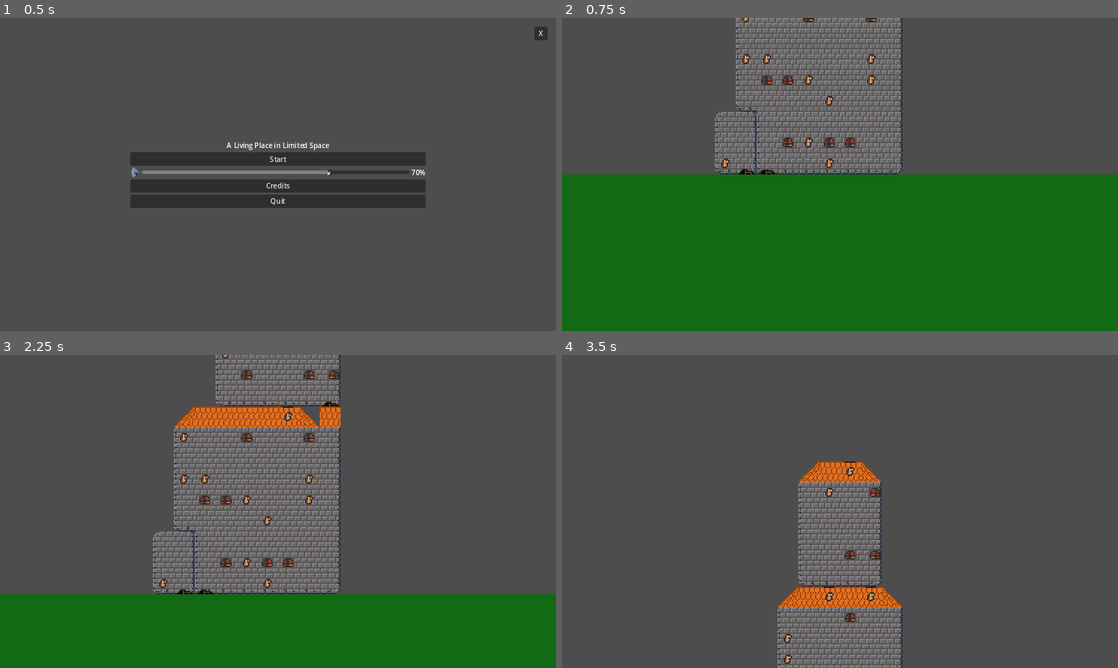
Above: before the commit, frames 1-4 (two rows, left to right).
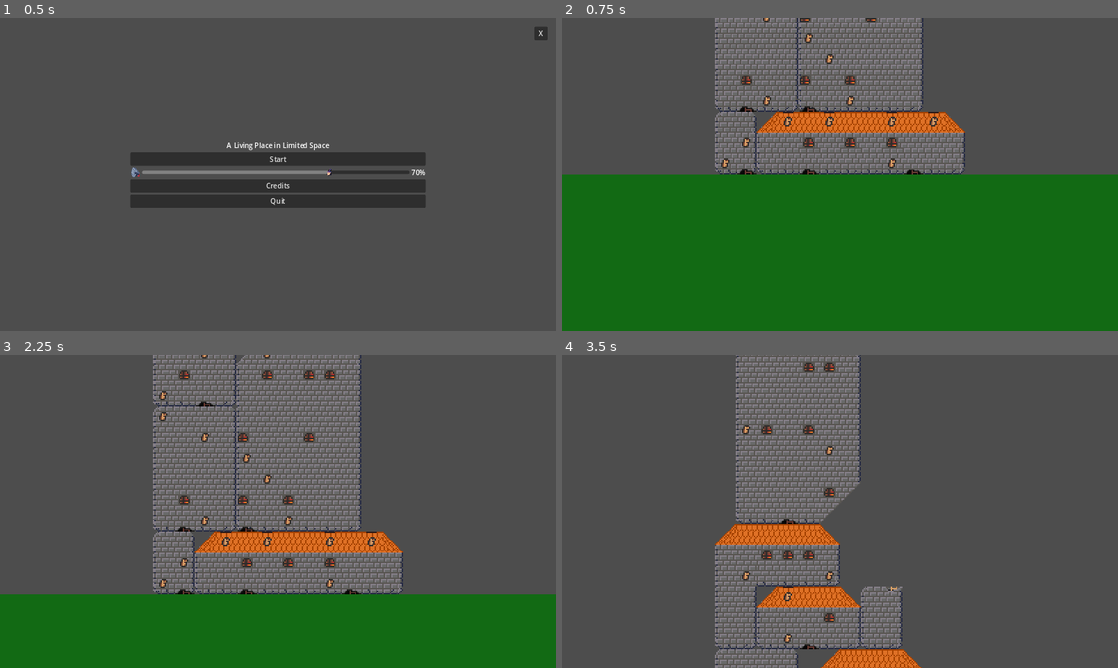
Above: after the commit, the same moments.

Repository: panorb/ludum-dare-54
Game: Godot game, scene res://world.tscn
Two runs of this game, one before a commit and one after it. Both use one fixed random seed, a clock stepped at 60 frames per second and the inputs below.
Inputs (mouse positions are in pixels of both pictures, inside the frame that each line leads up to):
- Up to frame 1 (0.5 s): no input
- Up to frame 2 (0.75 s): click "Start" at 0.5 s
- Up to frame 3 (2.25 s): tap Enter at 1.25 s; move the mouse to (400, 495) at 1.27 s; hold S (camera_down) 1.28-2 s; click (400, 495) at 1.42 s; tap Space at 1.52, 2 s; drag from (166, 527) to (250, 574) at 2.02 s
- Up to frame 4 (3.5 s): move the mouse to (895, 442) at 2.77 s; tap Mouse wheel down (camera_wheel_down) at 2.85 s; click (895, 442) at 2.92 s

Frame 1 is identical in both runs. In frame 2, 6.8% of the frame differs, in the area x 27-73%, y 0-50%; in frame 3, 11%; in frame 4, 16%, in the area x 27-65%, y 0-100%.

Commit message:
Change probabilities

Diff:
--- a/godot/building/building.gd
+++ b/godot/building/building.gd
@@ -6,13 +6,13 @@
 @export var max_width : int = 10
 @export var floor_width_distribution = [0, 0, 0.1, 0.25, 0.4, 0.55, 0.7, 0.8, 0.9, 0.96, 1]
 @export var floor_number_distribution = [0, 0.3, 0.4, 1]
-@export var border_probability = 1
+@export var border_probability = 0.8
 @export var border_skew_probability = 0.5
-@export var adjusted_expanding_distribution = [0.05, 0.22, 0.28, 0.98, 1]
+@export var adjusted_expanding_distribution = [0.25, 0.6, 0.8, 0.98, 1]
 @export var no_tshape_probability = 0.2
 
-@export var roof_probability = 0.7
-@export var border_window_probability = 0.4
+@export var roof_probability = 0.4
+@export var border_window_probability = 0.2
 @export var hole_probability = 0.1
 @export var trap_door_probability = 0.25
 
--- a/godot/tower/building_manager.gd
+++ b/godot/tower/building_manager.gd
@@ -25,7 +25,7 @@
 #	var res = self.place_building(Vector2i(13-(tb.size.x/2), MAP_SIZE.y-(tb.size.y+1)), tb)
 #	print(get_possible_placement(tb, true))
 	var failed_count:int = 0
-	for i in range(30):
+	for i in range(100):
 		b = Building.new()
 		b.generate_building()
 		var tb = TBuilding.from_building(b)
